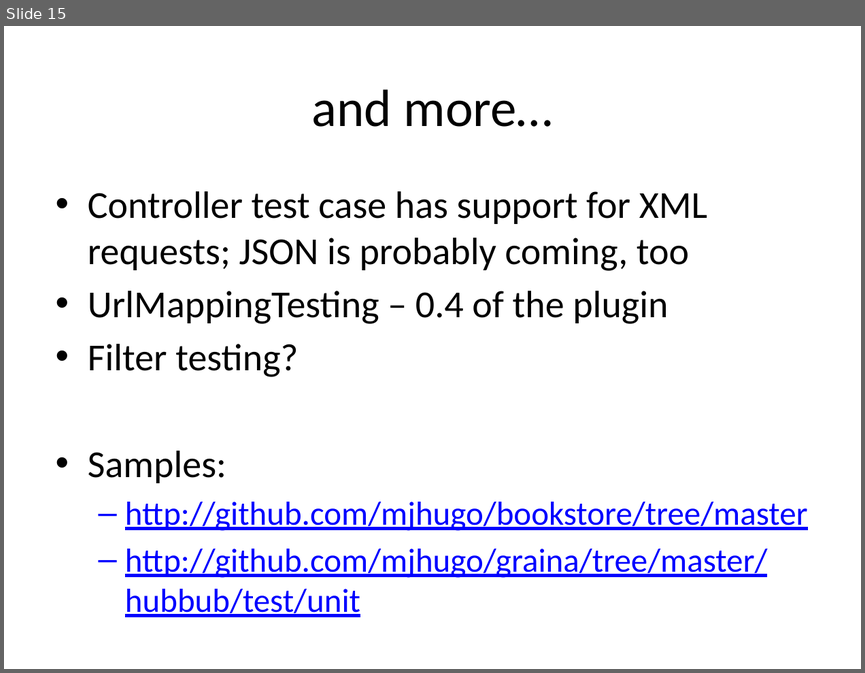
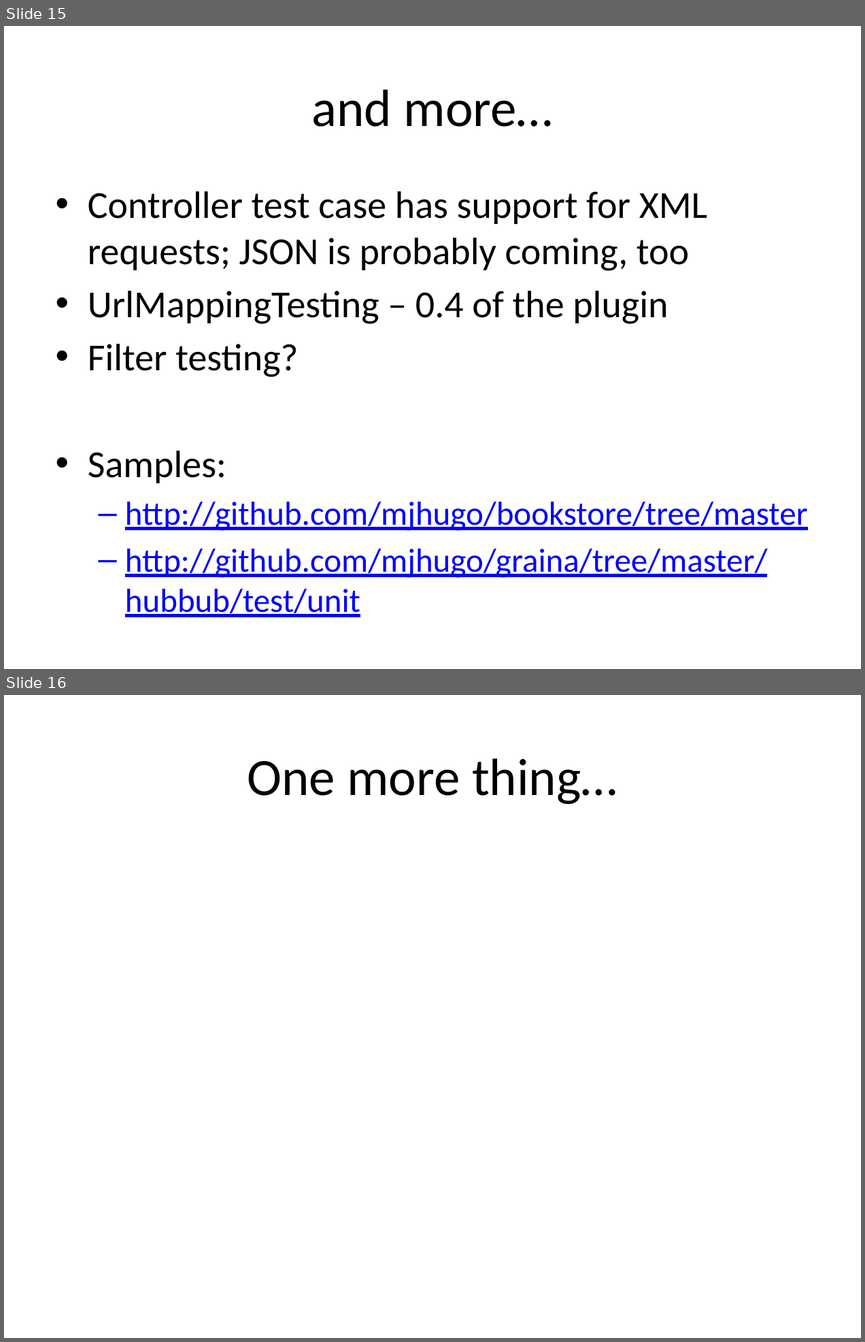
Before and after one commit to mjhugo/bookstore, a slide deck: Grails Testing Plugin.pptx. Shown one above the other, each under a label of ours: slide 15 before the commit, slides 15 and 16 after it. The pictures are 865x673 and 865x1342 pixels, drawn with LibreOffice and Linux fonts; fonts in the diff are those of the drawing; background and template pictures are left out. Boxes give left, top, right and bottom in pixels: in the first picture for what was removed or moved away, otherwise in the second. Text is boxed around its words. In the diff, an @@ line names an element or a change of style, - is before the commit and + after.

Commit message:
update pres

```diff
--- a/Grails Testing Plugin.pptx
+++ b/Grails Testing Plugin.pptx
@@ slide 16 added at [4, 695, 861, 1338], background #FFFFFF @@
@@ title added at [247, 758, 617, 804], 44 pt, text #000000 @@
+One more thing…
```
